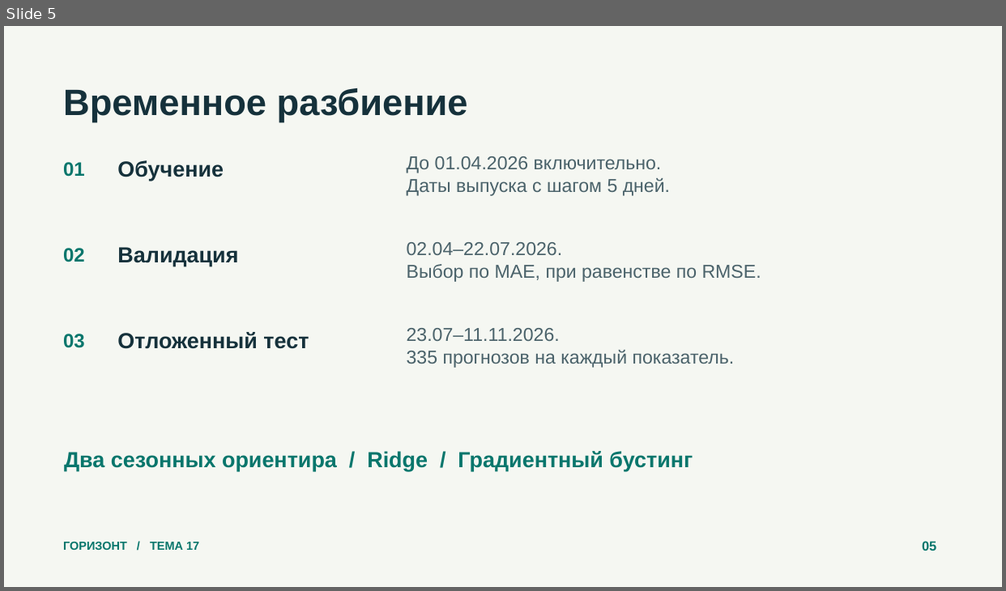
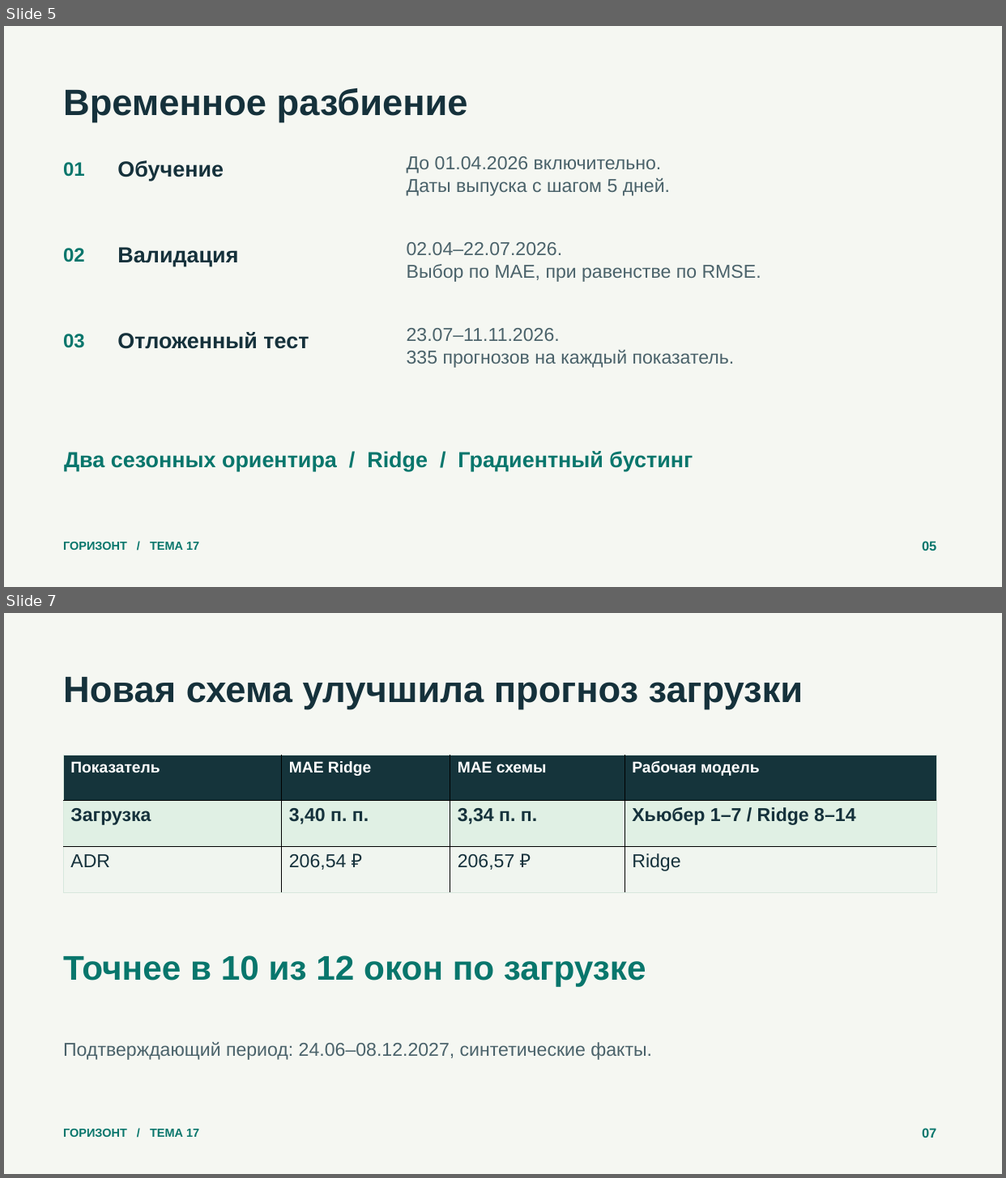
Before and after one commit to ReliqU/HotelForecast, a slide deck: deliverables/Презентация.pptx. Shown one above the other, each under a label of ours: slide 5 before the commit, slides 5 and 7 after it; the slides between them are not shown. The pictures are 1006x591 and 1006x1178 pixels, drawn with LibreOffice and Linux fonts; fonts in the diff are those of the drawing. Boxes give left, top, right and bottom in pixels: in the first picture for what was removed or moved away, otherwise in the second. Text is boxed around its words. In the diff, an @@ line names an element or a change of style, - is before the commit and + after.

```diff
--- a/deliverables/Презентация.pptx
+++ b/deliverables/Презентация.pptx
@@ slide 7 added at [4, 613, 1002, 1174], background #F5F7F2 @@
@@ text added at [63, 677, 803, 709], 35.2 pt, text #15313B, bold @@
+Новая схема улучшила прогноз загрузки
@@ table added at [63, 756, 937, 893], 3 rows, 4 columns @@
+Показатель | MAE Ridge | MAE схемы | Рабочая модель
+Загрузка | 3,40 п. п. | 3,34 п. п. | Хьюбер 1–7 / Ridge 8–14
+ADR | 206,54 ₽ | 206,57 ₽ | Ridge
@@ text added at [63, 956, 646, 987], 33 pt, text #08766C, bold @@
+Точнее в 10 из 12 окон по загрузке
@@ text added at [63, 1042, 652, 1060], 18 pt, text #4A626A @@
+Подтверждающий период: 24.06–08.12.2027, синтетические факты.
@@ text added at [63, 1129, 199, 1137], 11.2 pt, text #08766C, bold @@
+ГОРИЗОНТ / ТЕМА 17
@@ text added at [922, 1128, 936, 1138], 12.8 pt, text #08766C, bold @@
+07
```
Also in this commit, not shown: 5 slides changed, 15 other files.
